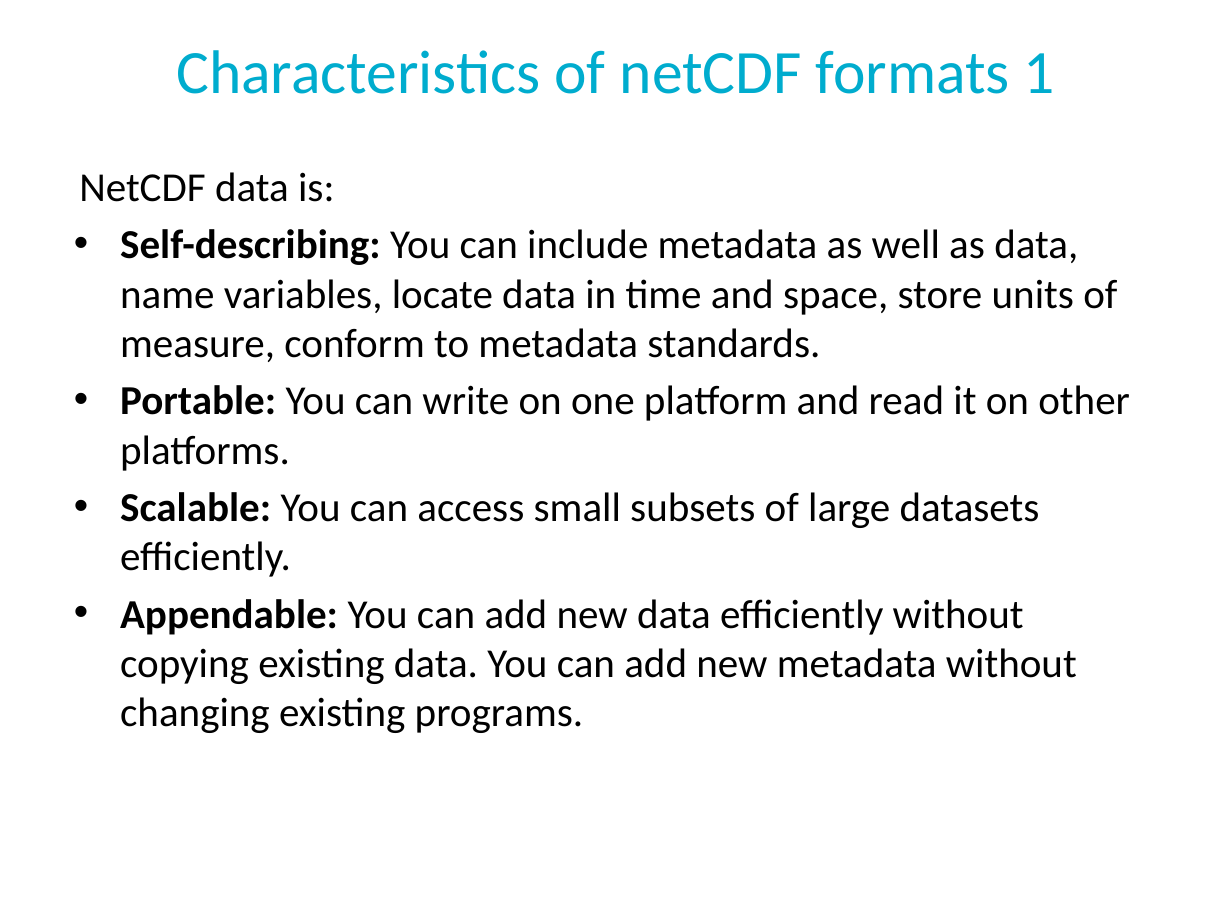
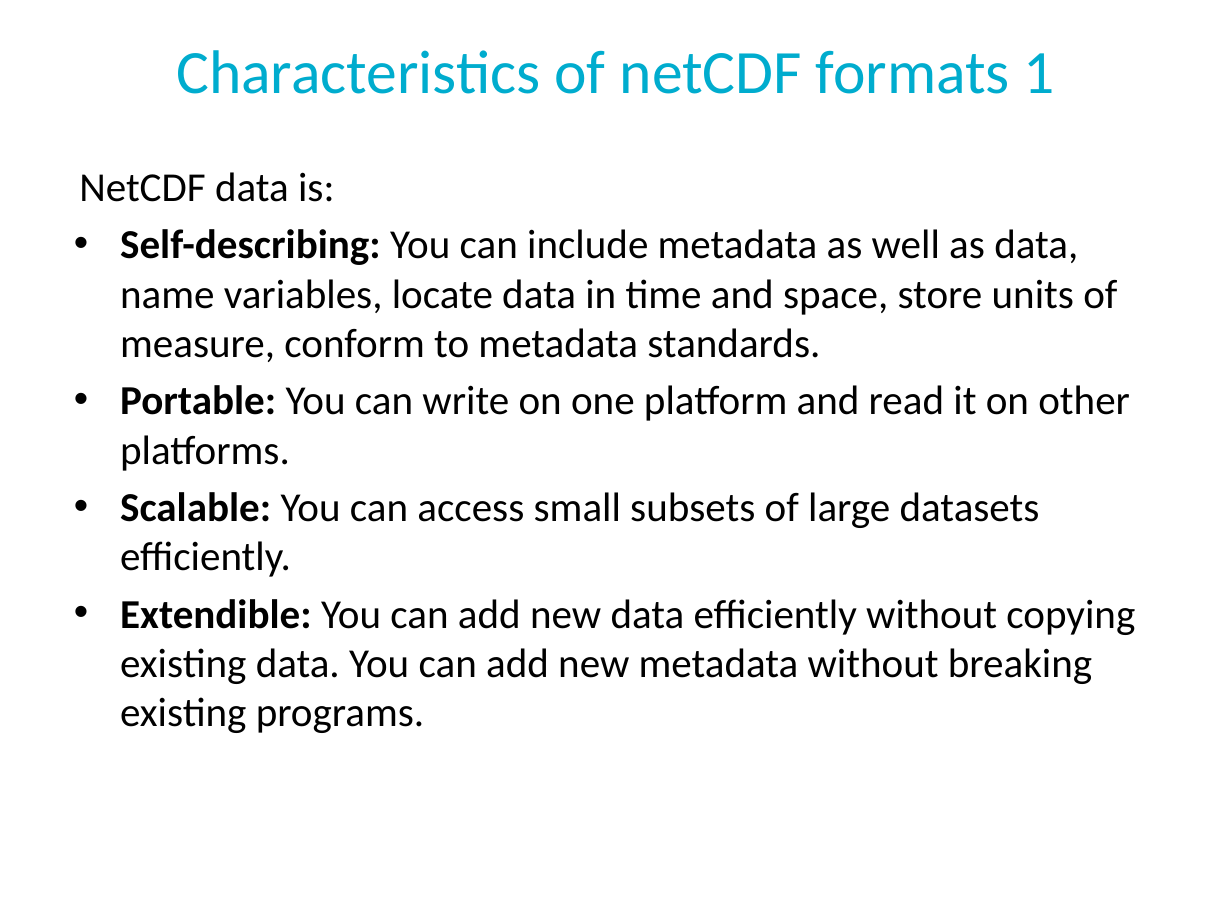
Before and after one commit to Unidata/python-workshop, a slide deck: slide 12 of presentations/netcdf-intro.pptx. Drawn at 1232x924 pixels with LibreOffice and Linux fonts; fonts in the diff are those of the drawing; background and template pictures are left out. Boxes give left, top, right and bottom in pixels: in the first picture for what was removed or moved away, otherwise in the second. Text is boxed around its words. In the diff, an @@ line names an element or a change of style, - is before the commit and + after.

```diff
--- a/presentations/netcdf-intro.pptx
+++ b/presentations/netcdf-intro.pptx
@@ text at (x1=120, y1=599, x2=1135, y2=733): text changed @@
-• Appendable: You can add new data efficiently without copying existing data. You can add new metadata without changing existing programs.
+• Extendible: You can add new data efficiently without copying existing data. You can add new metadata without breaking existing programs.
```
Also in this commit, not shown: 16 other slides changed, 1 other file.
